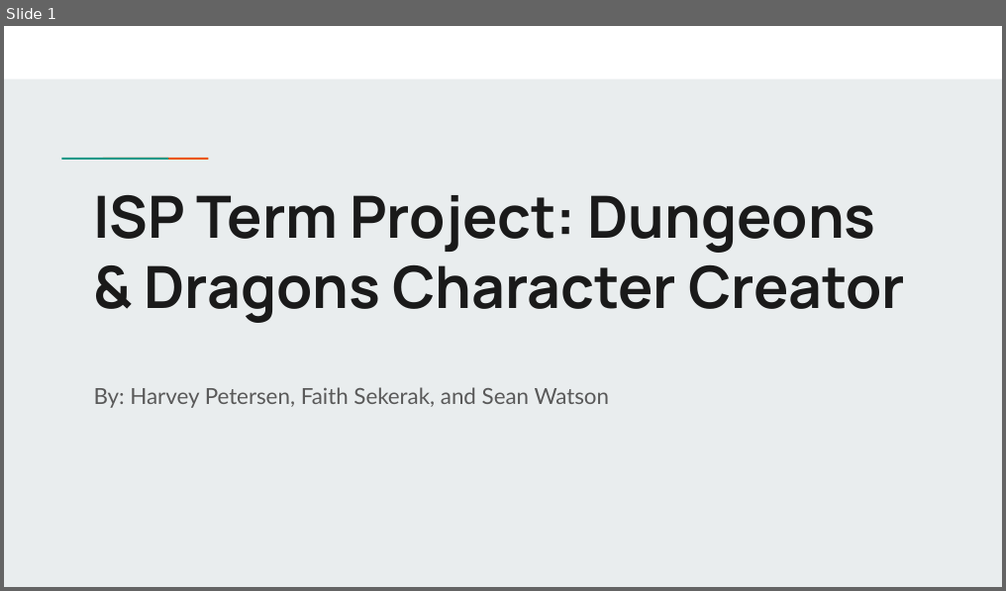
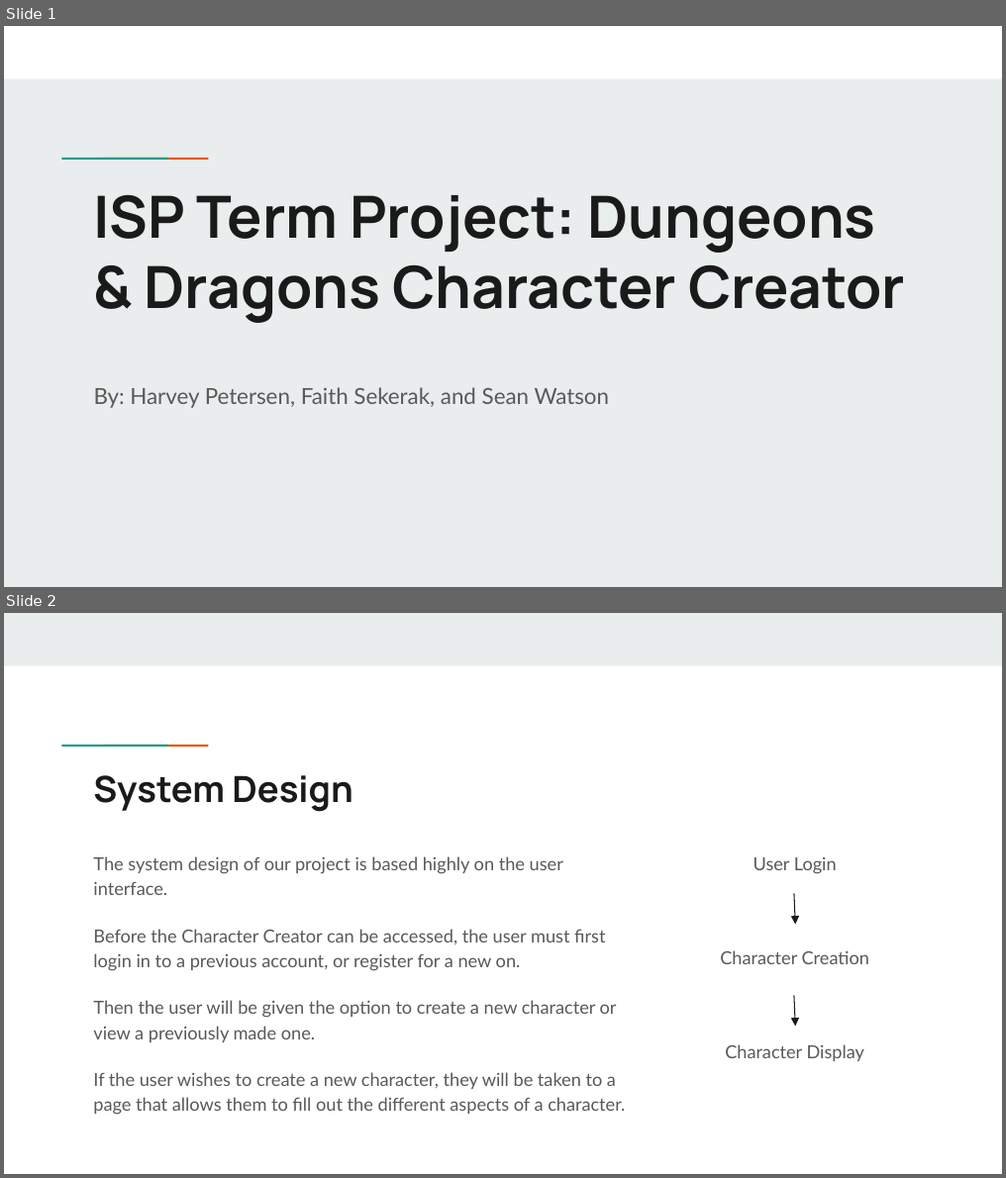
Before and after one commit to harvp/DnD, a slide deck: ISPTermProjectPresentation.pptx. Shown one above the other, each under a label of ours: slide 1 before the commit, slides 1 and 2 after it. The pictures are 1006x591 and 1006x1178 pixels, drawn with LibreOffice and Linux fonts; fonts in the diff are those of the drawing. Boxes give left, top, right and bottom in pixels: in the first picture for what was removed or moved away, otherwise in the second. Text is boxed around its words. In the diff, an @@ line names an element or a change of style, - is before the commit and + after.

```diff
--- a/ISPTermProjectPresentation.pptx
+++ b/ISPTermProjectPresentation.pptx
@@ slide 2 added at (x1=4, y1=613, x2=1002, y2=1174), background #FFFFFF; not listed: 2 template elements that a slide beside it also shows @@
@@ rectangle added at (x1=4, y1=613, x2=1002, y2=665), fill #E9EDEE @@
@@ title added at (x1=93, y1=775, x2=352, y2=812), 26 pt, text #1A1A1A, bold @@
+System Design
@@ text added at (x1=93, y1=857, x2=625, y2=1115), 13 pt, text #595959 @@
+The system design of our project is based highly on the user interface.
+Before the Character Creator can be accessed, the user must first login in to a previous account, or register for a new on.
+Then the user will be given the option to create a new character or view a previously made one.
+If the user wishes to create a new character, they will be taken to a page that allows them to fill out the different aspects of a character.
@@ text added at (x1=720, y1=858, x2=869, y2=1061), 13 pt, text #595959 @@
+User Login
+Character Creation
+Character Display
@@ arrow added from (794, 893) to (795, 924), #1A1A1A 0.75 pt @@
@@ arrow added from (794, 995) to (795, 1026), #1A1A1A 0.75 pt @@
```
Also in this commit, not shown: 3 other slides added, 4 slides removed, 2 other files.
